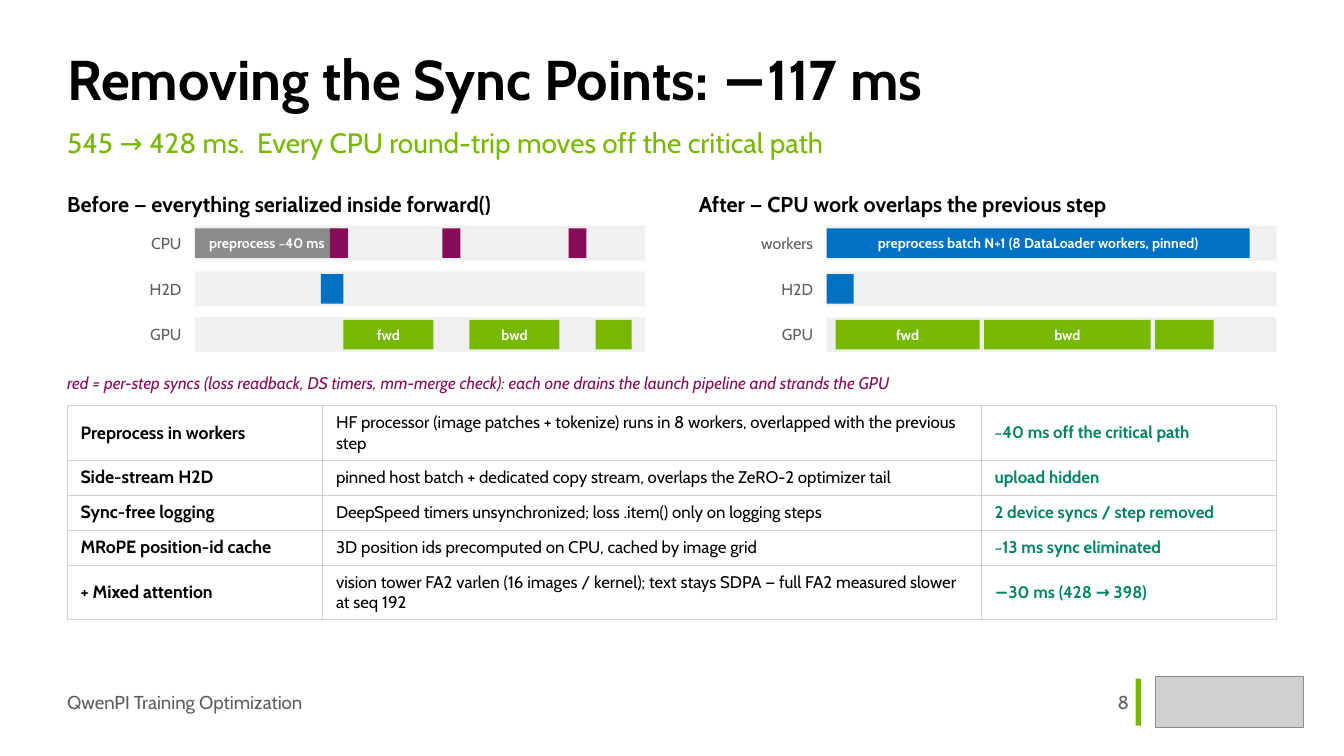
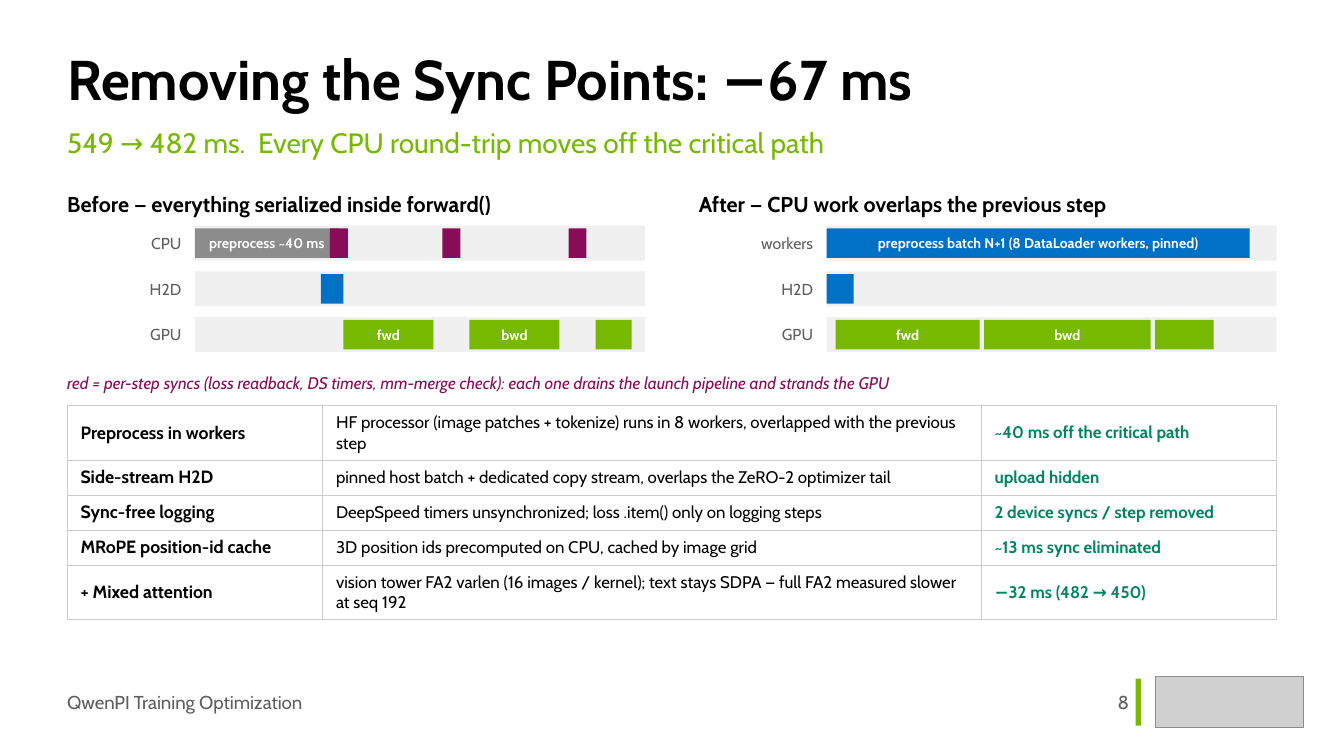
Before and after one commit to Holworth/starVLA, a slide deck: slide 8 of docs/slides/qwenpi-optimization.pptx. Drawn at 1344x756 pixels with LibreOffice and Linux fonts; fonts in the diff are those of the drawing; grey boxes stand for pictures. Boxes give left, top, right and bottom in pixels: in the first picture for what was removed or moved away, otherwise in the second. Text is boxed around its words. In the diff, an @@ line names an element or a change of style, - is before the commit and + after.

```diff
--- a/docs/slides/qwenpi-optimization.pptx
+++ b/docs/slides/qwenpi-optimization.pptx
@@ text at box(67, 58, 912, 112): text changed @@
-Removing the Sync Points: −117 ms
+Removing the Sync Points: −67 ms
@@ text at box(67, 132, 824, 160): text changed @@
-545 → 428 ms. Every CPU round-trip moves off the critical path
+549 → 482 ms. Every CPU round-trip moves off the critical path
@@ table at box(67, 406, 1277, 616) @@
-row 5, column 3: −30 ms (428 → 398)
+row 5, column 3: −32 ms (482 → 450)
```
Also in this commit, not shown: 6 other slides changed, 1 slide added, 1 slide removed, 1 other file.
